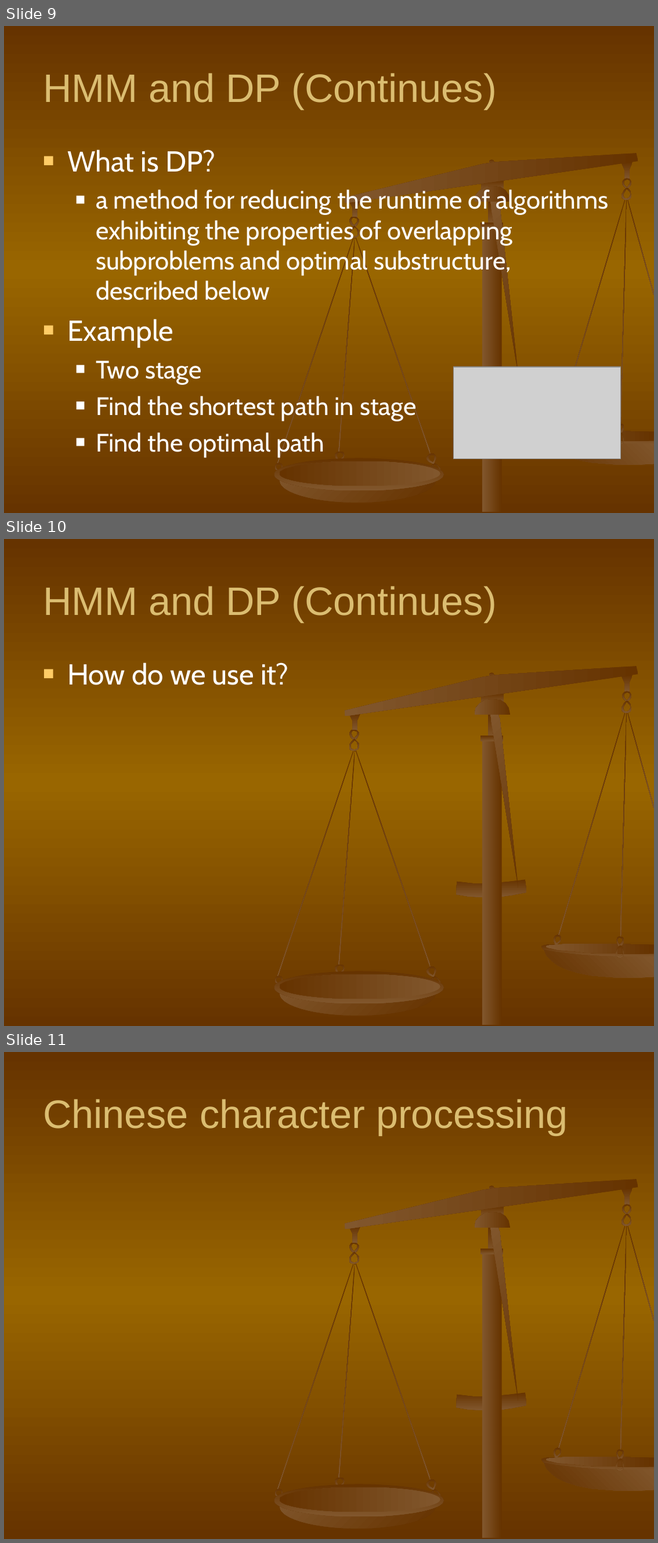
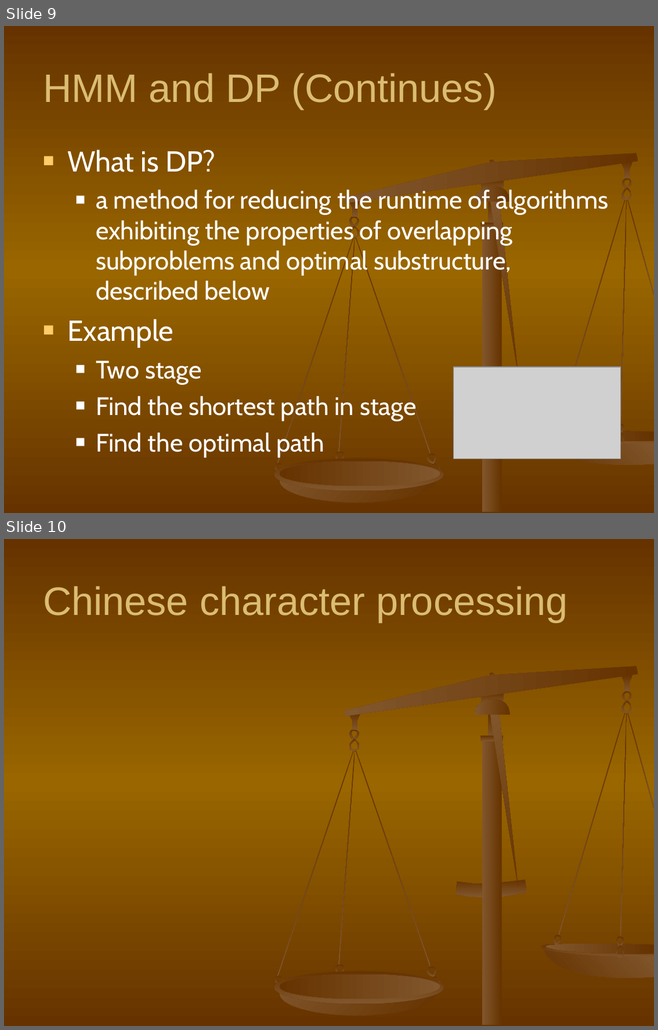
Before and after one commit to shaileshBhokare/honours, a slide deck: ITN100/Assignment/Presentation/presentation.ppt. Shown one above the other, each under a label of ours: slides 9, 10 and 11 before the commit, slides 9 and 10 after it. The pictures are 658x1543 and 658x1030 pixels, drawn with LibreOffice and Linux fonts; fonts in the diff are those of the drawing; grey boxes stand for pictures. Boxes give left, top, right and bottom in pixels: in the first picture for what was removed or moved away, otherwise in the second. Text is boxed around its words. In the diff, an @@ line names an element or a change of style, - is before the commit and + after.

```diff
--- a/ITN100/Assignment/Presentation/presentation.ppt
+++ b/ITN100/Assignment/Presentation/presentation.ppt
@@ slide 10 removed at <box>4,539,654,1026</box>, background gradient #663300 to #996600; not listed: 34 template elements that a slide beside it also shows @@
@@ title removed at <box>43,586,496,622</box> @@
-HMM and DP (Continues)
@@ text removed at <box>67,663,288,685</box> @@
-■ How do we use it?
@@ what was slide 11 is now slide 10 @@
```
Also in this commit, not shown: 1 slide changed, 4 slides added, 1 other slide removed.
